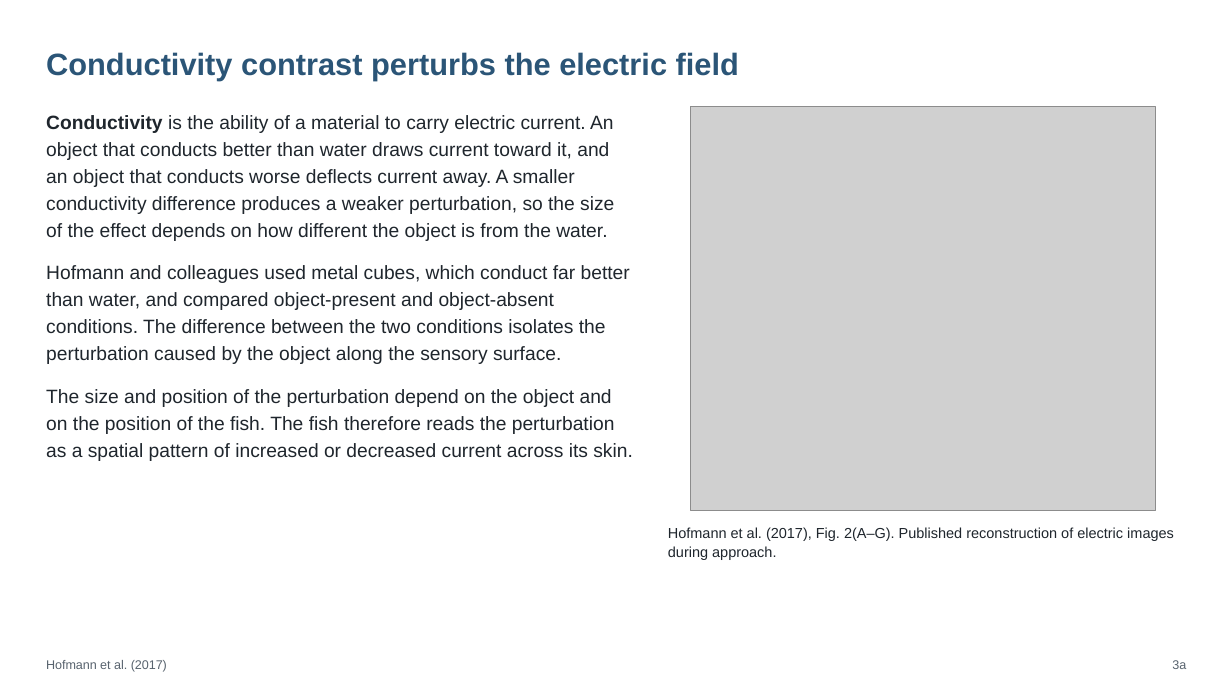
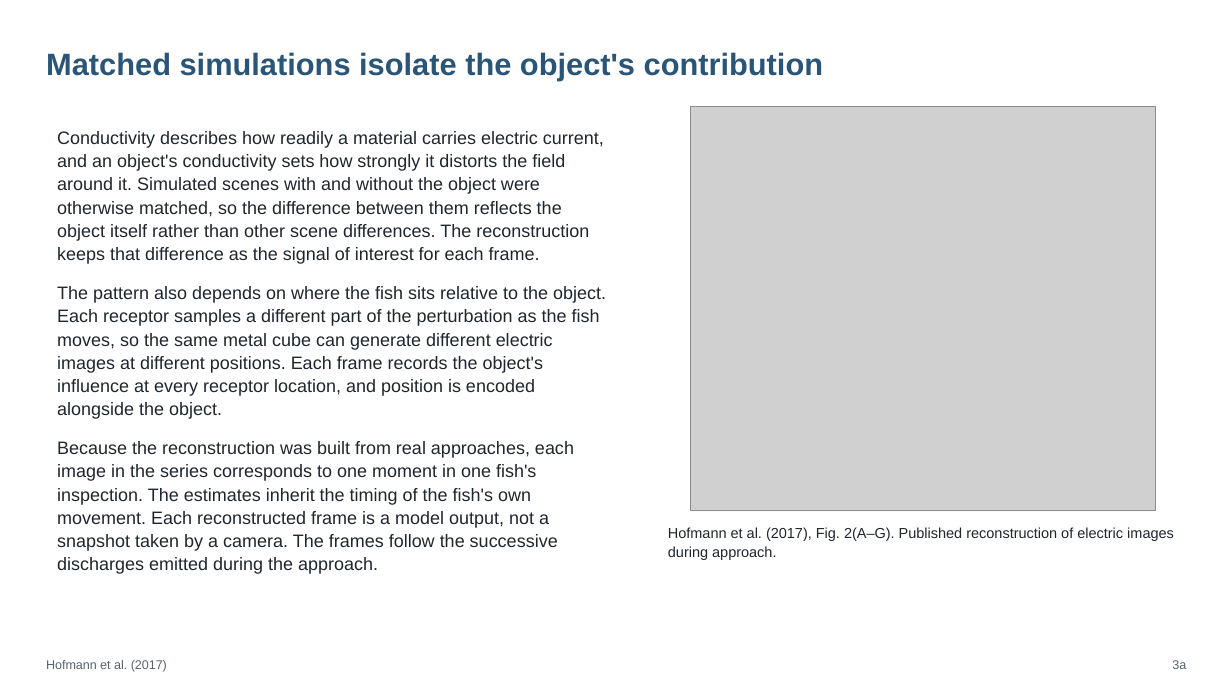
Before and after one commit to jordanxxlopez/NEUROETHOLOGY, a slide deck: slide 4 of scaffolded/Neuroethology_Lecture21_FA2026_SCAFFOLDED.pptx (slide 5 before the commit). Drawn at 1232x693 pixels with LibreOffice and Linux fonts; fonts in the diff are those of the drawing; grey boxes stand for pictures. Boxes give left, top, right and bottom in pixels: in the first picture for what was removed or moved away, otherwise in the second. Text is boxed around its words. In the diff, an @@ line names an element or a change of style, - is before the commit and + after.

```diff
--- a/scaffolded/Neuroethology_Lecture21_FA2026_SCAFFOLDED.pptx
+++ b/scaffolded/Neuroethology_Lecture21_FA2026_SCAFFOLDED.pptx
@@ text at box(46, 52, 824, 81): text changed @@
-Conductivity contrast perturbs the electric field
+Matched simulations isolate the object's contribution
@@ text at box(57, 131, 606, 574): text changed; size 15 to 14 pt @@
-Conductivity is the ability of a material to carry electric current. An object that conducts better than water draws current toward it, and an object that conducts worse deflects current away. A smaller conductivity difference produces a weaker perturbation, so the size of the effect depends on how different the object is from the water.
-Hofmann and colleagues used metal cubes, which conduct far better than water, and compared object-present and object-absent conditions. The difference between the two conditions isolates the perturbation caused by the object along the sensory surface.
-The size and position of the perturbation depend on the object and on the position of the fish. The fish therefore reads the perturbation as a spatial pattern of increased or decreased current across its skin.
+Conductivity describes how readily a material carries electric current, and an object's conductivity sets how strongly it distorts the field around it. Simulated scenes with and without the object were otherwise matched, so the difference between them reflects the object itself rather than other scene differences. The reconstruction keeps that difference as the signal of interest for each frame.
+The pattern also depends on where the fish sits relative to the object. Each receptor samples a different part of the perturbation as the fish moves, so the same metal cube can generate different electric images at different positions. Each frame records the object's influence at every receptor location, and position is encoded alongside the object.
+Because the reconstruction was built from real approaches, each image in the series corresponds to one moment in one fish's inspection. The estimates inherit the timing of the fish's own movement. Each reconstructed frame is a model output, not a snapshot taken by a camera. The frames follow the successive discharges emitted during the approach.
```
Also in this commit, not shown: 53 other slides changed, 4 slides added, 4 slides removed, 4 other files.
